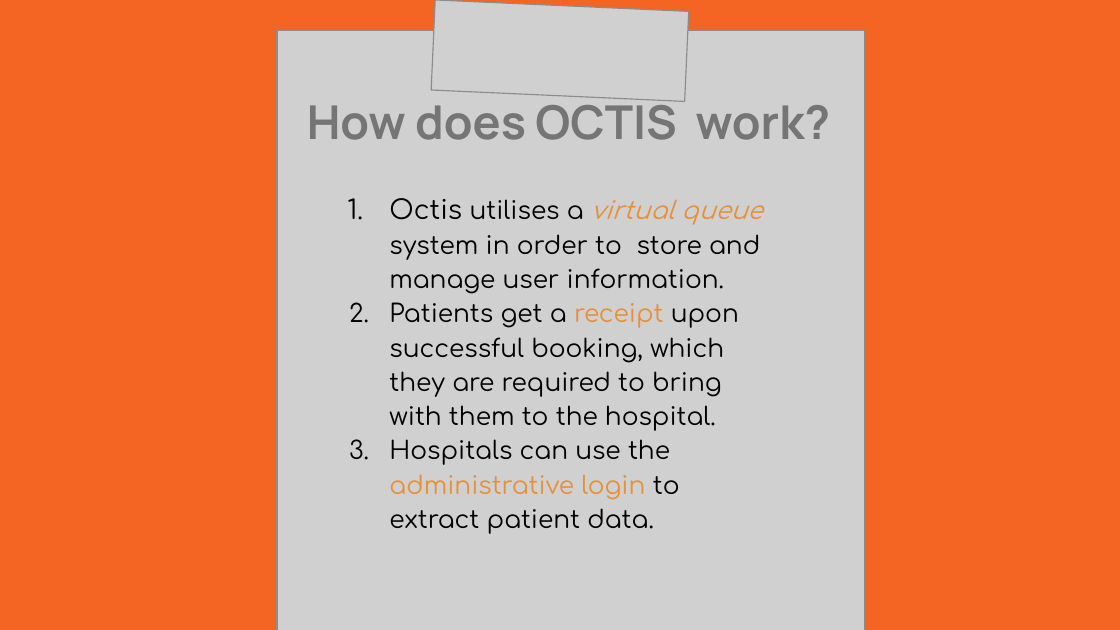
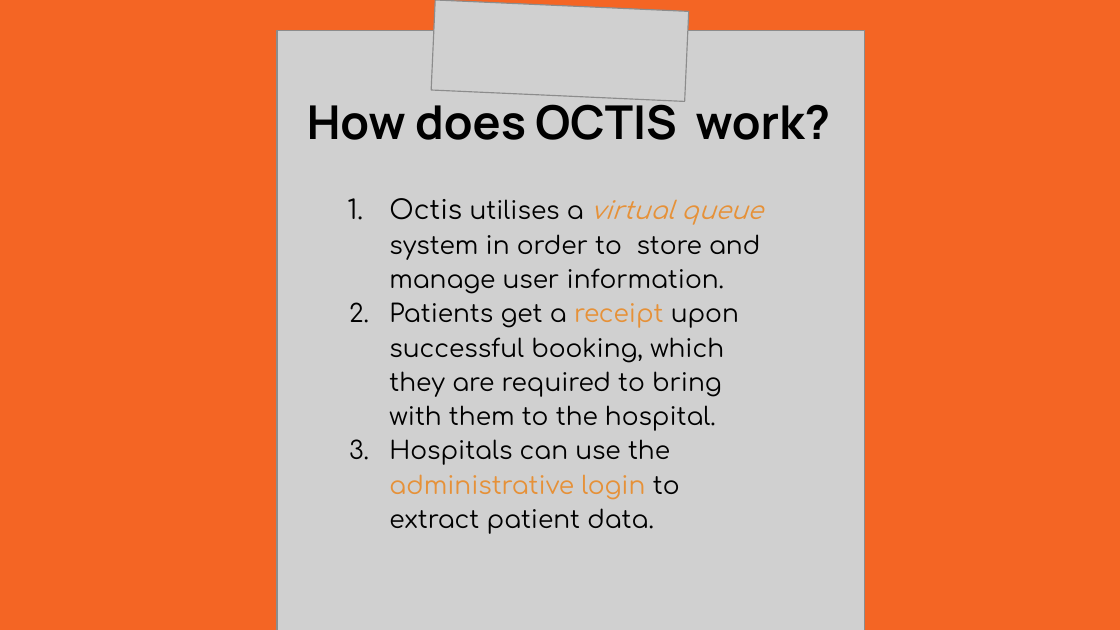
Before and after one commit to Mayon-Francis/Andromeda, a slide deck: slide 7 of OCTIS/Andromeda.pptx. Drawn at 1120x630 pixels with LibreOffice and Linux fonts; fonts in the diff are those of the drawing; grey boxes stand for pictures. Boxes give left, top, right and bottom in pixels: in the first picture for what was removed or moved away, otherwise in the second. Text is boxed around its words. In the diff, an @@ line names an element or a change of style, - is before the commit and + after.

```diff
--- a/OCTIS/Andromeda.pptx
+++ b/OCTIS/Andromeda.pptx
@@ text "How does OCTIS work?" at box(307, 96, 830, 140): text colour #757575 to #000000 @@
```
Also in this commit, not shown: 2 other slides changed.
